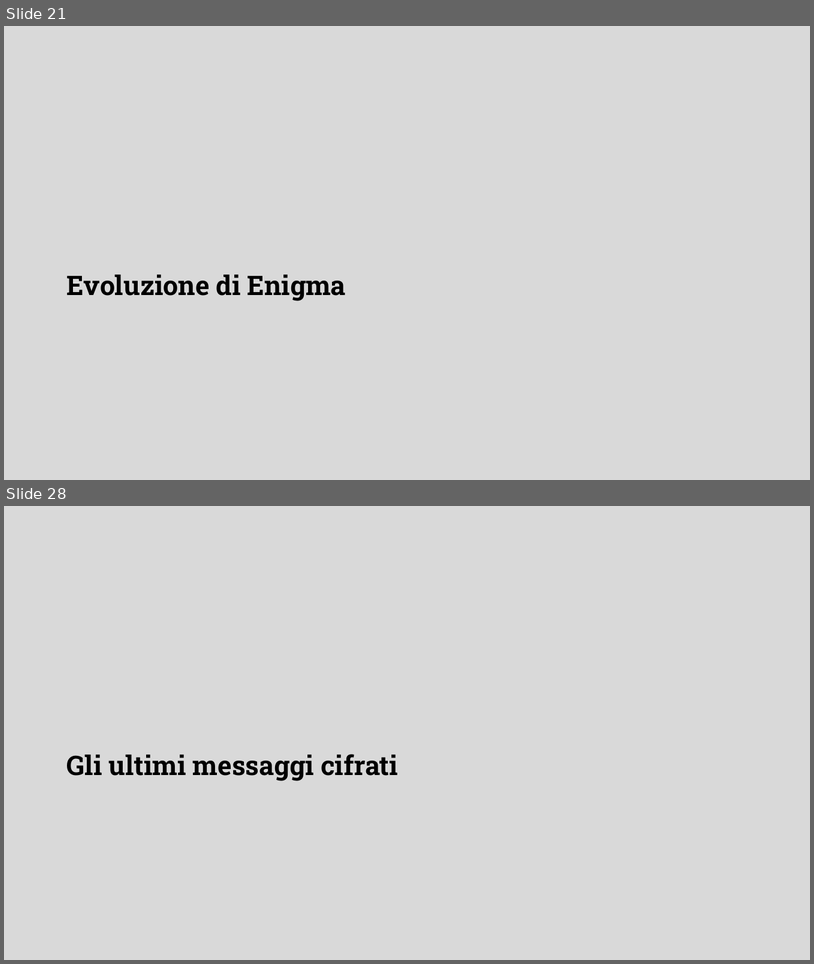
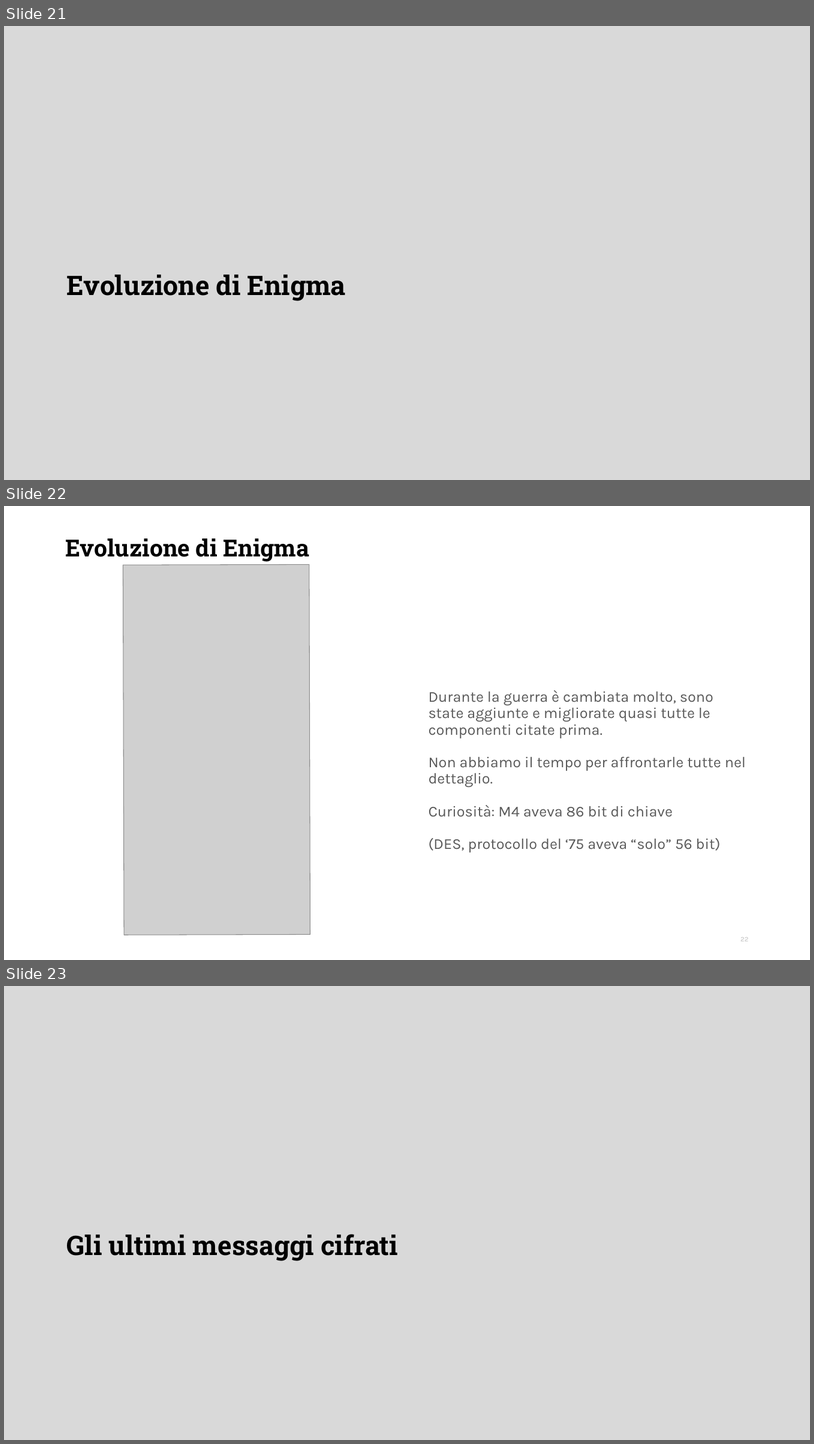
Before and after one commit to DanieleFerretti03/tesi-enigma, a slide deck: presentazione.odp. Shown one above the other, each under a label of ours: slides 21 and 28 before the commit, slides 21, 22 and 23 after it; the slides between them are not shown. The pictures are 814x964 and 814x1444 pixels, drawn with LibreOffice and Linux fonts; fonts in the diff are those of the drawing; grey boxes stand for pictures; background and template pictures are left out. Boxes give left, top, right and bottom in pixels: in the first picture for what was removed or moved away, otherwise in the second. Text is boxed around its words. In the diff, an @@ line names an element or a change of style, - is before the commit and + after.

Commit message:
Sostituzione slide Evoluzione di Enigma

```diff
--- a/presentazione.odp
+++ b/presentazione.odp
@@ slide 22 added at bbox=[4, 506, 810, 960], background #FFFFFF @@
@@ title added at bbox=[65, 538, 309, 562], 28 pt, text #000000, bold @@
+Evoluzione di Enigma
@@ picture added at bbox=[123, 565, 311, 934] @@
@@ text added at bbox=[429, 690, 746, 852], 18 pt, text #595959 @@
+Durante la guerra è cambiata molto, sono state aggiunte e migliorate quasi tutte le componenti citate prima.
+Non abbiamo il tempo per affrontarle tutte nel dettaglio.
+Curiosità: M4 aveva 86 bit di chiave
+(DES, protocollo del ‘75 aveva “solo” 56 bit)
@@ page number added at bbox=[741, 937, 749, 941], 8.2 pt, text #BFBFBF @@
+22
@@ what was slide 28 is now slide 23 @@
```
Also in this commit, not shown: 6 slides removed, 1 other file.
